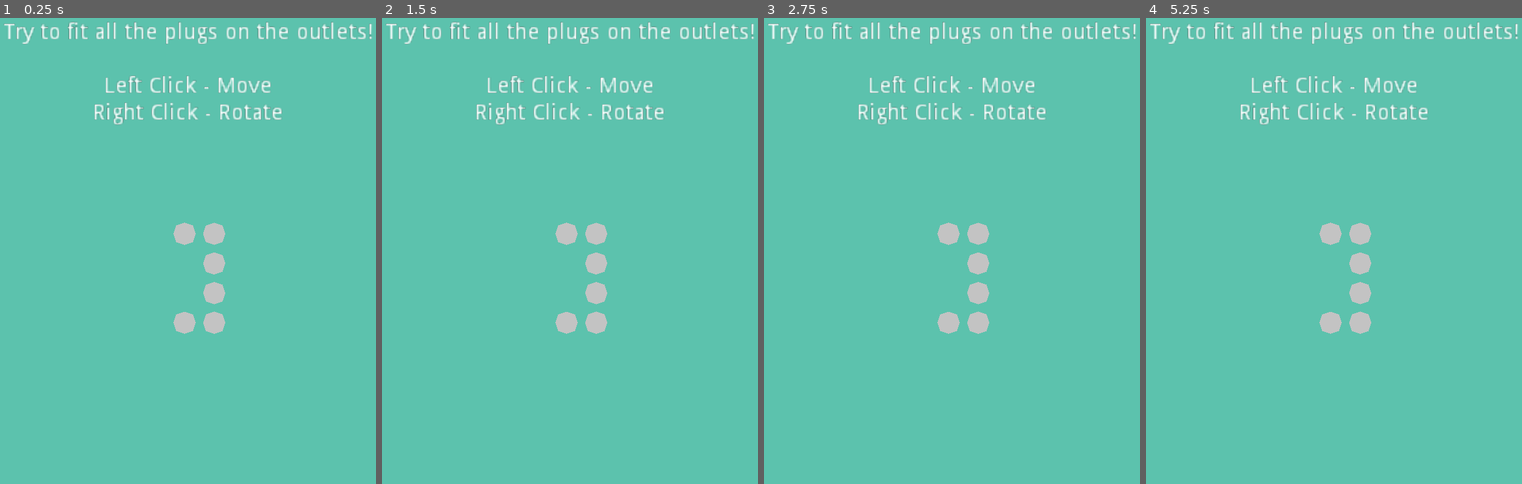
Above: before the commit, frames 1-4 (left to right).
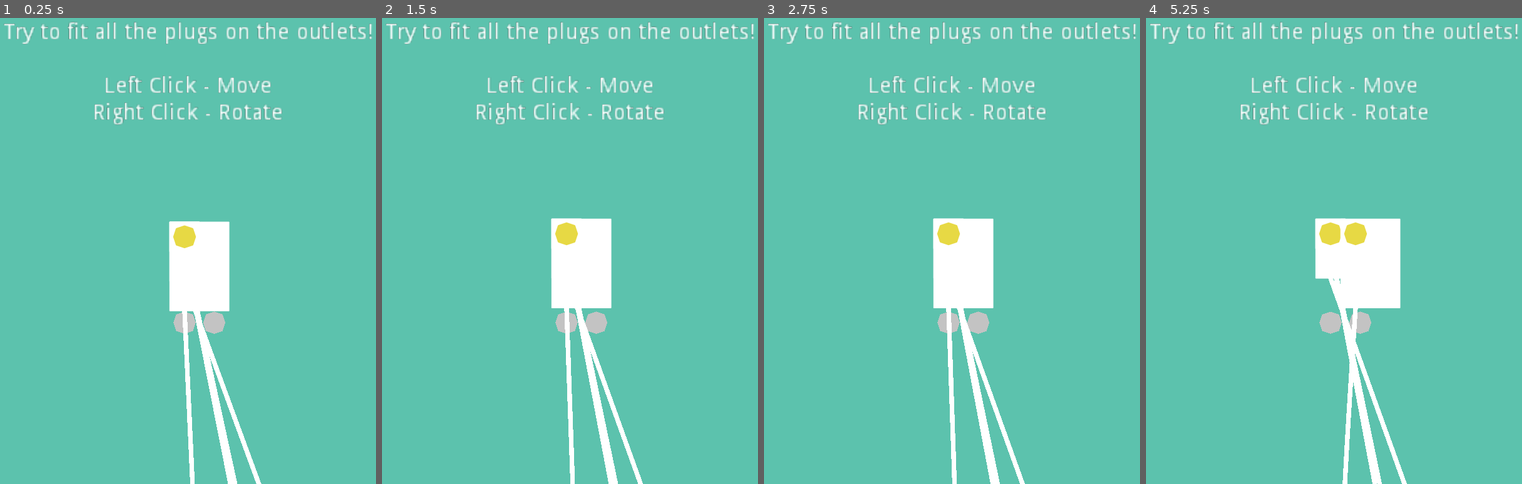
Above: after the commit, the same moments.

Repository: unSAME-Studio/ProjectOutlet
Game: Godot game, scene res://scenes/Main.tscn
Same seed, same stepped clock (60 frames per second), same inputs: the game is played once before the commit and once after it.
Inputs (mouse positions are in pixels of both pictures, inside the frame that each line leads up to):
- Up to frame 1 (0.25 s): no input
- Up to frame 2 (1.5 s): move the mouse to (675, 209) at 0.52 s; press the mouse at (675, 209) at 0.53 s; release the mouse at (675, 209) at 1.25 s; drag from (464, 260) to (539, 334) at 1.27 s
- Up to frame 3 (2.75 s): tap Enter at 2 s; move the mouse to (997, 125) at 2.02 s; press the mouse at (997, 125) at 2.03 s
- Up to frame 4 (5.25 s): release the mouse at (1379, 125) at 2.75 s; tap Space at 2.75, 4.25 s; drag from (1303, 334) to (1179, 157) at 2.77 s; tap Enter at 3.5, 5 s; move the mouse to (1480, 306) at 3.52 s; press the mouse at (1480, 306) at 3.53 s; release the mouse at (1480, 306) at 4.25 s; drag from (1179, 157) to (1255, 106) at 4.27 s; move the mouse to (1356, 232) at 5.02 s; press the mouse at (1356, 232) at 5.03 s

The runs differ from the first frame. In frame 1, 4.7% of the frame differs, in the area x 44-70%, y 43-100%; in frame 2, 4.8%; in frame 3, 4.8%; in frame 4, 5.7%, in the area x 44-70%, y 42-100%.

Commit message:
Precedual Size

Diff:
--- a/objects/OutletGrid.gd
+++ b/objects/OutletGrid.gd
@@ -26,6 +26,8 @@
 				o.set_position(Vector2(c * outlet_size, r * outlet_size))
 
 	for pos in Global.console.level["plugs"]:
+		print("Spawning Plug at %s" % [pos])
 		var p = plug.instance()
 		p.size = pos
-		get_parent().add_child(p)
+		add_child(p)
+		p.move_local_y(100)
--- a/objects/Plug.gd
+++ b/objects/Plug.gd
@@ -35,13 +35,9 @@
 
 	var shape = RectangleShape2D.new()
 	shape.set_extents(size * GRID_SIZE / 2)
-
-	#var collision = CollisionShape2D.new()
-	#collision.set_shape(shape)
-
-	#add_child(collision)
 	$CollisionShape2D.set_shape(shape)
-	$CollisionShape2D.set_position((-head_position * GRID_SIZE) + Vector2(0, GRID_SIZE / 2))
+	$CollisionShape2D.set_position($Body.get_position() + size * GRID_SIZE / 2)
+	#$CollisionShape2D.set_position((-head_position * GRID_SIZE) + Vector2(0, GRID_SIZE / 2))
 
 	# move attach point
 	$End.set_position(Vector2(0, (size.y - head_position.y) * GRID_SIZE - GRID_SIZE / 2))
@@ -51,6 +47,7 @@
 	s.plug = $"End"
 	get_parent().call_deferred("add_child", s)
 	s.set_global_position(Vector2(rand_range(0, get_viewport().size.x), get_viewport().size.y * 2))
+
 
 # on drag
 func _on_Plug_input_event(viewport, event, shape_idx):
